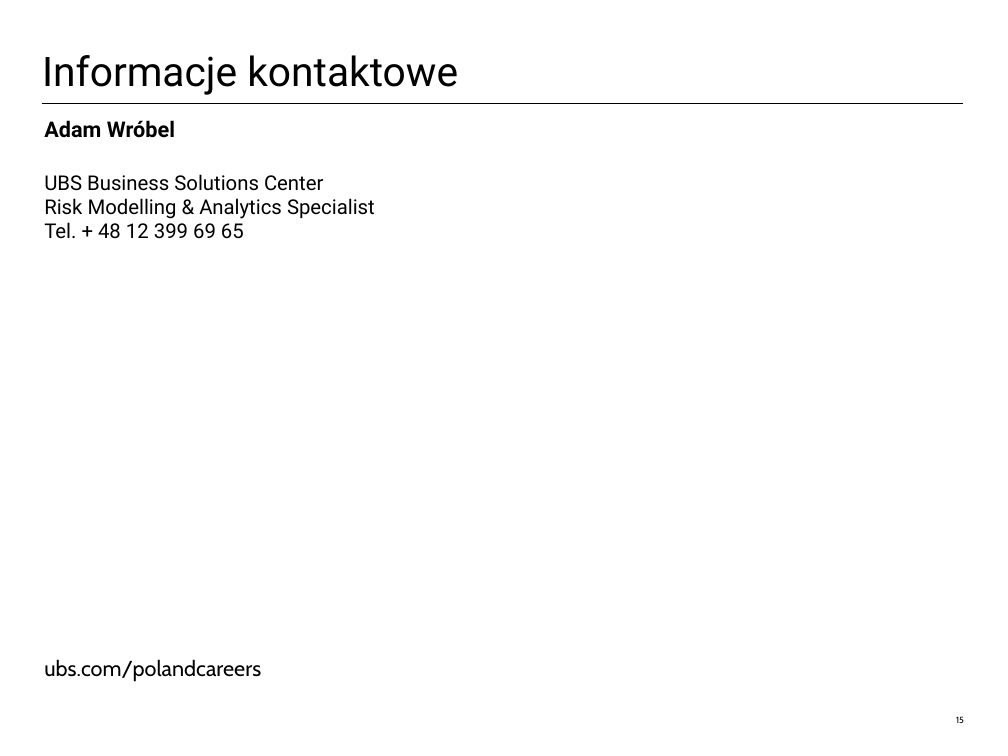
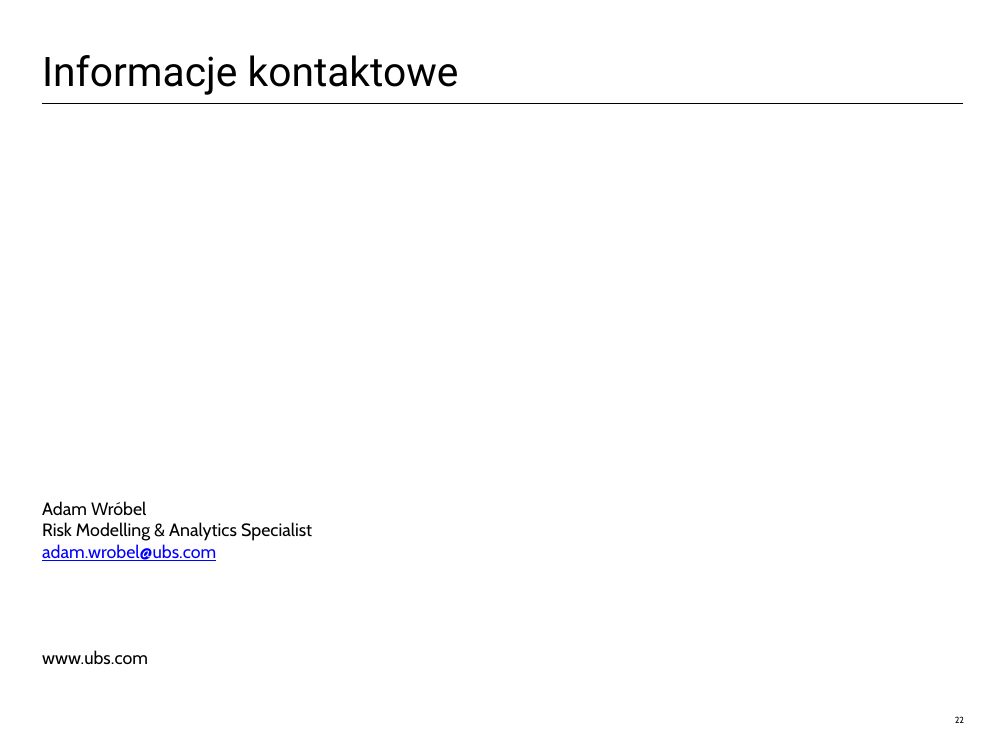
Before and after one commit to AdamWrobel/R_users_meetups, a slide deck: slide 23 of Why_R_2017/Agregacja_ryzyka_kopule_UBS.pptx (slide 16 before the commit). Drawn at 1008x756 pixels with LibreOffice and Linux fonts; fonts in the diff are those of the drawing; background and template pictures are left out. Boxes give left, top, right and bottom in pixels: in the first picture for what was removed or moved away, otherwise in the second. Text is boxed around its words. In the diff, an @@ line names an element or a change of style, - is before the commit and + after.

```diff
--- a/Why_R_2017/Agregacja_ryzyka_kopule_UBS.pptx
+++ b/Why_R_2017/Agregacja_ryzyka_kopule_UBS.pptx
@@ text removed at (x1=44, y1=120, x2=375, y2=682) @@
-Adam Wróbel
-UBS Business Solutions Center
-Risk Modelling & Analytics Specialist
-Tel. + 48 12 399 69 65
-ubs.com/polandcareers
@@ table added at (x1=42, y1=498, x2=914, y2=610), 1 rows, 3 columns @@
+Adam Wróbel / Risk Modelling & Analytics Specialist / adam.wrobel@ubs.com |  | 
@@ text added at (x1=42, y1=650, x2=148, y2=664), 14 pt, text #000000 @@
+www.ubs.com
@@ page number at (x1=955, y1=716, x2=964, y2=723): text changed @@
-15
+22
```
Also in this commit, not shown: 12 other slides changed, 9 slides added, 3 slides removed.
